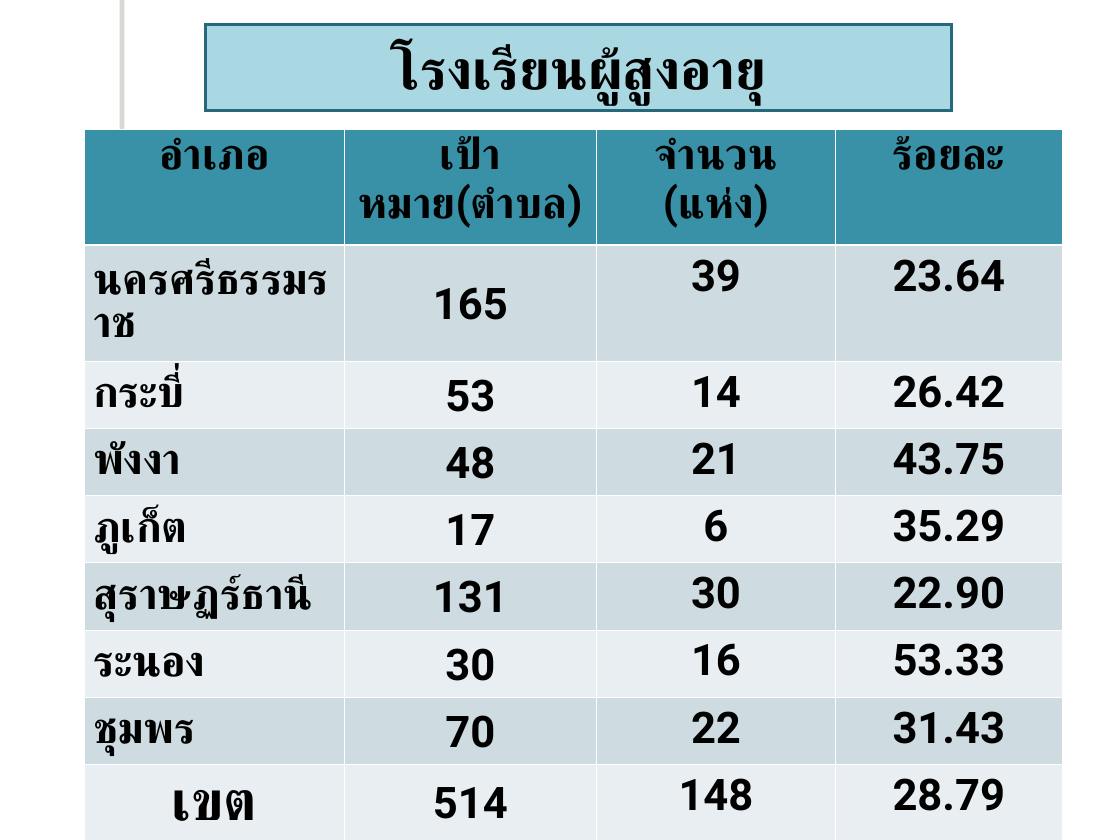
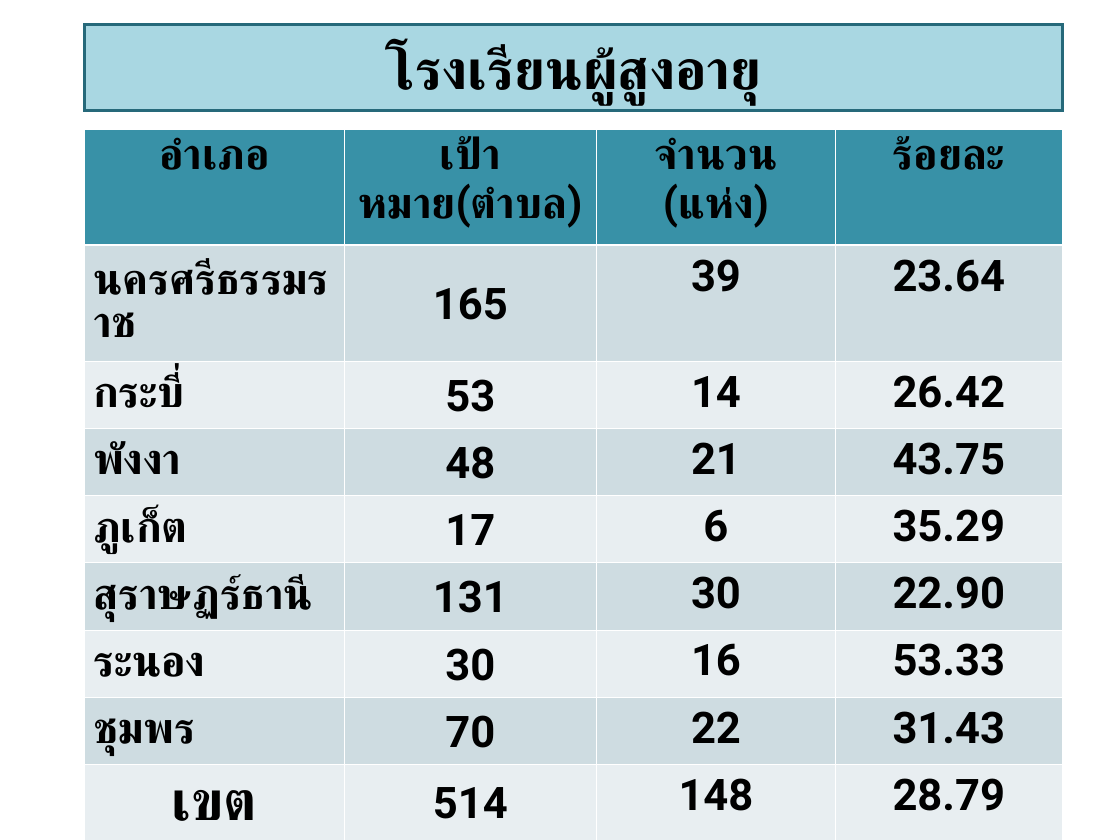
Before and after one commit to joblackpoc/Jobs_SSJ, a slide deck: slide 9 of นิเทศก์/Ready/18เมษายน62/หมออนุ_งานสูงอายุระดับเขต_บ่าย.ppt. Drawn at 1120x840 pixels with LibreOffice and Linux fonts; fonts in the diff are those of the drawing; background and template pictures are left out. Boxes give left, top, right and bottom in pixels: in the first picture for what was removed or moved away, otherwise in the second. Text is boxed around its words. In the diff, an @@ line names an element or a change of style, - is before the commit and + after.

```diff
--- a/นิเทศก์/Ready/18เมษายน62/หมออนุ_งานสูงอายุระดับเขต_บ่าย.ppt
+++ b/นิเทศก์/Ready/18เมษายน62/หมออนุ_งานสูงอายุระดับเขต_บ่าย.ppt
@@ rectangle "โรงเรียนผู้สูงอายุ": place and size @@
-rectangle "โรงเรียนผู้สูงอายุ" at bbox=[206, 25, 951, 111]
+rectangle "โรงเรียนผู้สูงอายุ" at bbox=[85, 25, 1063, 111]
@@ rectangle removed at bbox=[124, 0, 133, 840] @@
```
Also in this commit, not shown: 10 other slides changed, 1 slide added, 1 slide removed, 13 other files.
